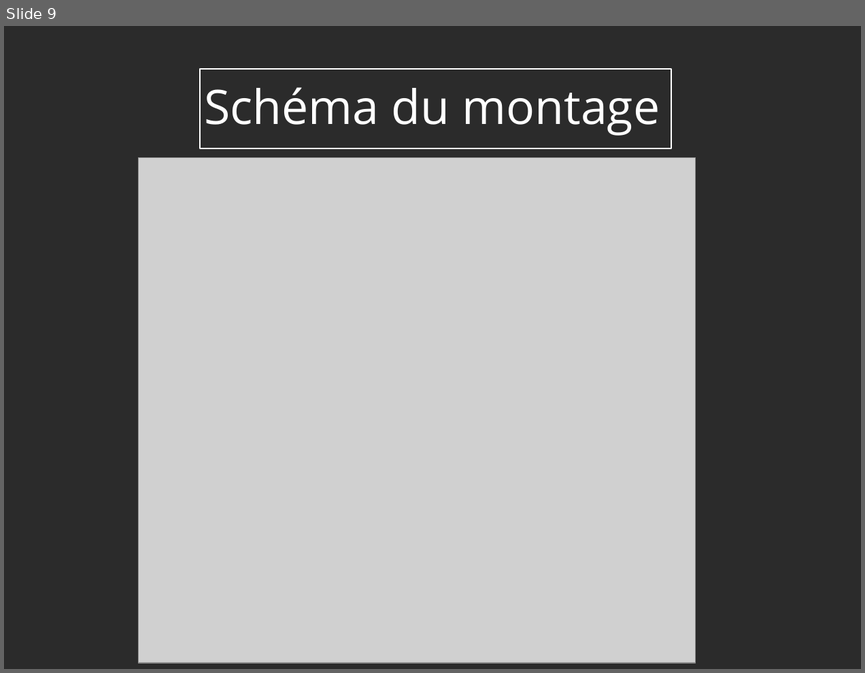
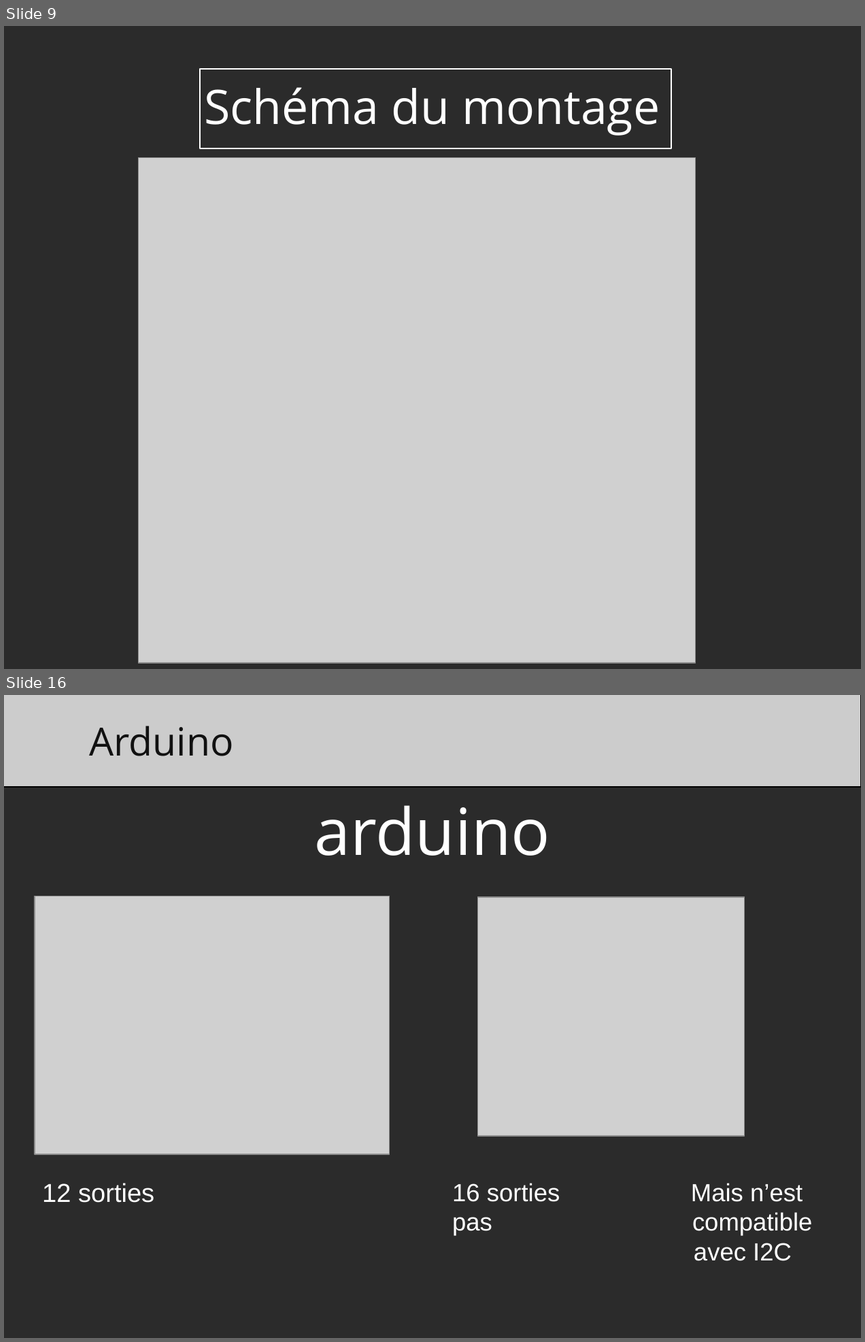
Before and after one commit to julienp17/WaveMirror, a slide deck: diaporama.odp. Shown one above the other, each under a label of ours: slide 9 before the commit, slides 9 and 16 after it; the slides between them are not shown. The pictures are 865x673 and 865x1342 pixels, drawn with LibreOffice and Linux fonts; fonts in the diff are those of the drawing; grey boxes stand for pictures; background and template pictures are left out; a plain dark background stands for a picture behind light text. Boxes give left, top, right and bottom in pixels: in the first picture for what was removed or moved away, otherwise in the second. Text is boxed around its words. In the diff, an @@ line names an element or a change of style, - is before the commit and + after.

```diff
--- a/diaporama.odp
+++ b/diaporama.odp
@@ slide 16 added at (4, 695, 861, 1338), background picture (left out) @@
@@ rectangle added at (4, 695, 861, 787), fill #CCCCCC, outline #000000 0 pt @@
@@ text added at (89, 726, 233, 756), 36 pt, text #111111 @@
+Arduino
@@ line added from (4, 787) to (861, 787), #000000 0 pt @@
@@ text added at (314, 805, 550, 855), 60 pt, text #FFFFFF @@
+arduino
@@ picture added at (35, 896, 390, 1155) @@
@@ picture added at (477, 897, 744, 1136) @@
@@ text added at (42, 1183, 154, 1202), 24 pt, text #FFFFFF @@
+12 sorties
@@ text added at (452, 1183, 812, 1261), 23 pt, text #FFFFFF @@
+16 sorties Mais n’est pas compatible avec I2C
```
Also in this commit, not shown: 2 slides changed, 11 other slides added, 6 other files.
